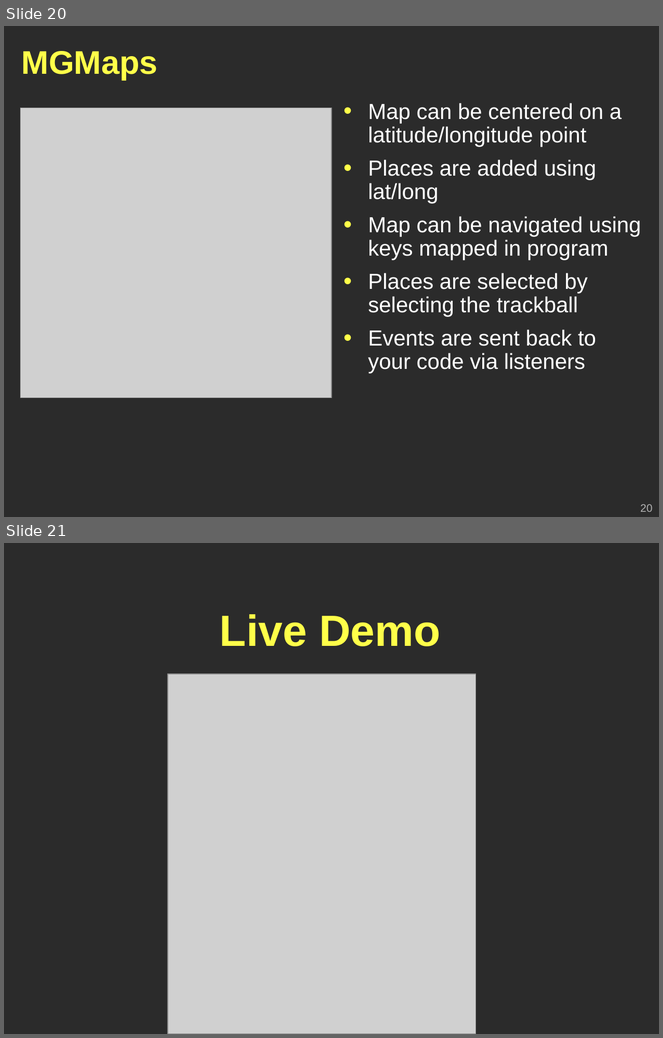
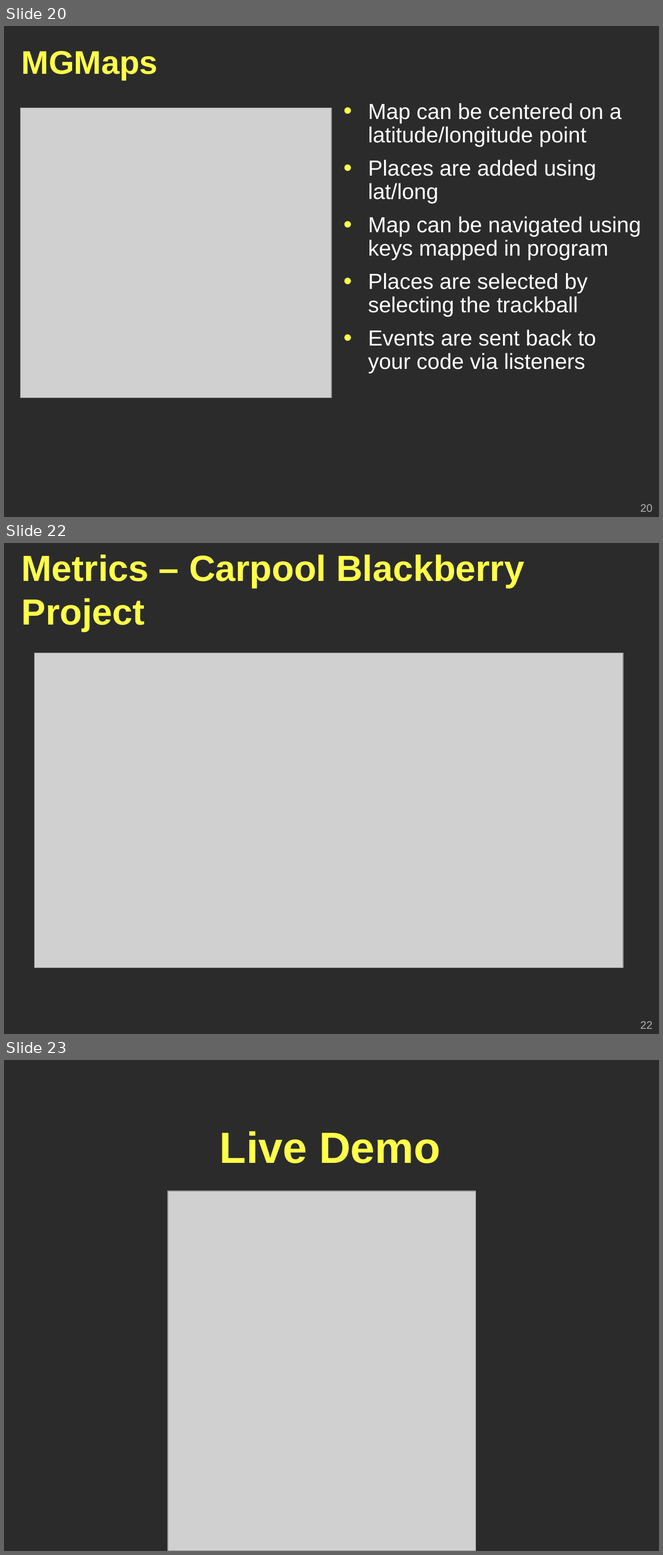
Before and after one commit to Geoffsc/psu-edu-sweng500, a slide deck: docs/presentation/sweng500-carpool-presentation.ppt. Shown one above the other, each under a label of ours: slides 20 and 21 before the commit, slides 20, 22 and 23 after it; the slides between them are not shown. The pictures are 663x1038 and 663x1555 pixels, drawn with LibreOffice and Linux fonts; fonts in the diff are those of the drawing; grey boxes stand for pictures; background and template pictures are left out; a plain dark background stands for a picture behind light text. Boxes give left, top, right and bottom in pixels: in the first picture for what was removed or moved away, otherwise in the second. Text is boxed around its words. In the diff, an @@ line names an element or a change of style, - is before the commit and + after.

Commit message:
Added Metrics slides

```diff
--- a/docs/presentation/sweng500-carpool-presentation.ppt
+++ b/docs/presentation/sweng500-carpool-presentation.ppt
@@ slide 22 added at [4, 543, 659, 1034], background picture (left out) @@
@@ title added at [22, 554, 525, 632], 40 pt, text #FFFF49, bold @@
+Metrics – Carpool Blackberry Project
@@ picture added at [34, 653, 623, 968] @@
@@ page number added at [640, 1021, 652, 1029], 12 pt, text #B2B2B2 @@
+22
@@ what was slide 21 is now slide 23 @@
```
Also in this commit, not shown: 1 other slide added.
